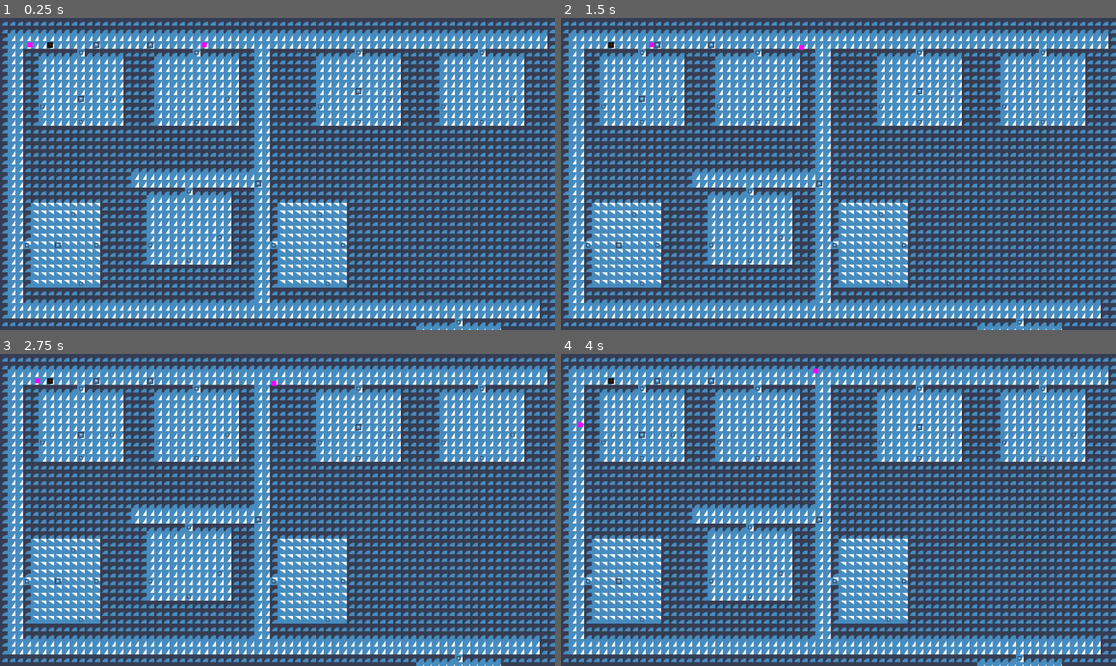
Above: before the commit, frames 1-4 (two rows, left to right).
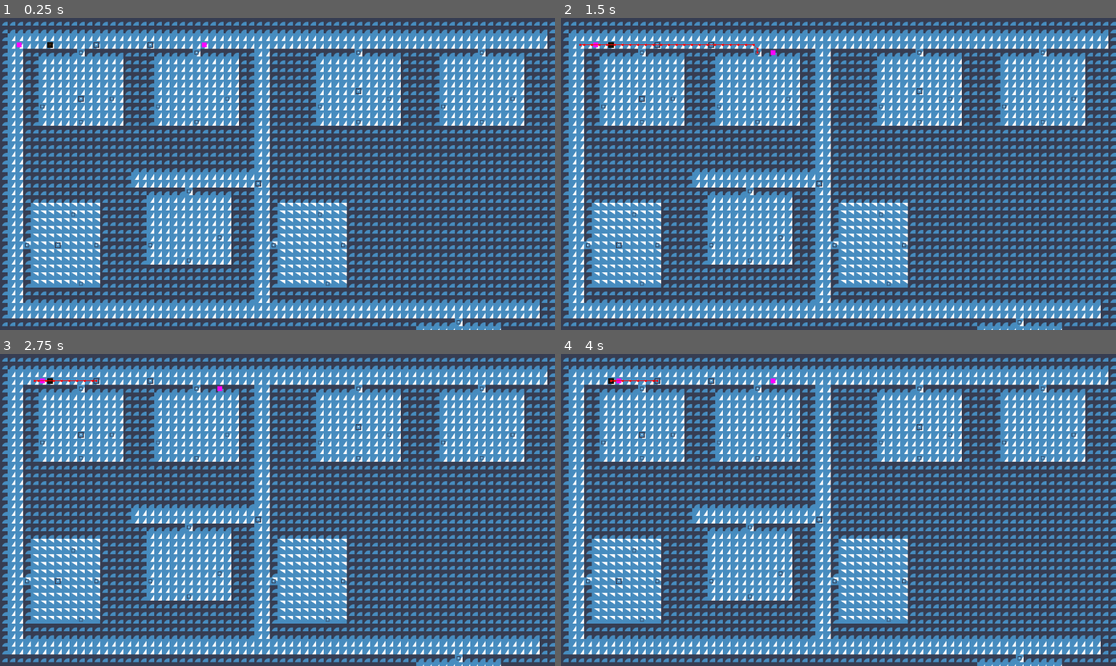
Above: after the commit, the same moments.

Repository: Nathpett/City-Navigation-Project
Game: Godot game, scene res://main.tscn
Two runs of this game, one before a commit and one after it. Both use one fixed random seed, a clock stepped at 60 frames per second and the inputs below. The engine's default icon, where the game draws it, is replaced by a stand-in: a white triangle on a blue panel in a dark square.
Inputs:
- Up to frame 1 (0.25 s): no input
- Up to frame 2 (1.5 s): hold D (right) 0.53-1.28 s; hold S (down) from 1.28 s (still down)
- Up to frame 3 (2.75 s): release S (down) at 2.03 s; hold D (right) from 2.03 s (still down)
- Up to frame 4 (4 s): release D (right) at 2.78 s; hold W (up) 2.78-3.53 s; tap Enter at 3.5 s; hold A (left) from 3.53 s (still down)

The runs differ from the first frame. In frame 1, less than 0.1% of the frame differs, in the area x 3-6%, y 7-10%; in frame 2, 0.2%, in the area x 3-44%, y 7-13%; in frame 3, 0.1%; in frame 4, 0.1%.

Commit message:
worked out why changing thing didnt work
WHY DID I STATICALLY ASSIGN A DAMN EXPORTED VALUE

Diff:
--- a/project.godot
+++ b/project.godot
@@ -14,6 +14,10 @@
 run/main_scene="res://main.tscn"
 config/features=PackedStringArray("4.2", "GL Compatibility")
 config/icon="res://icon.svg"
+
+[autoload]
+
+TurnMaster="*res://turn_master/turn_master.gd"
 
 [input]
 
--- a/things/character.gd
+++ b/things/character.gd
@@ -30,9 +30,12 @@
 
 
 func _get_cell() -> Vector2i:
+	return cellify(global_position)
+
+
+func cellify(pos: Vector2):
 	var tile_size: Vector2 = city.get_tile_size()
-	var vec = global_position / tile_size
-
+	var vec = pos / tile_size
 	return Vector2i(vec)
 
 
--- a/things/npc.gd
+++ b/things/npc.gd
@@ -8,6 +8,8 @@
 var target = null
 var state_successful: bool = false
 var has_target_position: bool = false
+var navigation_path: PackedVector2Array
+
 
 @export var reaction_speed: int = 10 # number of frames before reacting to something
 @export var sight_range: float = 130
@@ -17,16 +19,13 @@
 
 func _ready():
 	super._ready()
-	# These values need to be adjusted for the actor's speed
-	# and the navigation layout.
-	navigation_agent.path_desired_distance = 4.0
-	navigation_agent.target_desired_distance = 4.0
-
 	in_sight_range = []
 
 	$SightArea/CollisionShape2D.shape.radius = sight_range
 
 	$StateMachine.push_state("porter")
+
+	TurnMaster.connect("turn_body", Callable(self, "process_turn"))
 
 
 func look() -> Array: # ONLY CALL IN PHYSICS PROCESS
@@ -53,30 +52,35 @@
 	has_target_position = true
 	movement_target_position = movement_target
 	navigation_agent.target_position = movement_target_position
+	navigation_path = navigation_agent.get_current_navigation_path()
 
 
 func process_turn() -> void:
 	if has_target_position:
-		var current_agent_position: Vector2 = _get_cell()
-		var next_path_position: Vector2 = navigation_agent.get_next_path_position()
-
-		var direction = current_agent_position.direction_to(next_path_position)
-		position += city.get_tile_size()
-
-
-func _physics_process(_delta):
-	if has_target_position:
-		#if navigation_agent.is_navigation_finished() and !navigation_agent.is_target_reached():
-			#set_movement_target(movement_target_position)
-
 		var current_agent_position: Vector2 = global_position
 		var next_path_position: Vector2 = navigation_agent.get_next_path_position()
 
 		var direction = current_agent_position.direction_to(next_path_position)
-		velocity = direction * movement_speed
-	else:
-		velocity = manual_nav_vector * movement_speed
-	move_and_slide()
+		var half_pi = PI / 2.0
+		var rounded_angle = direction.angle()
+		rounded_angle = floor(rounded_angle / half_pi) * half_pi
+		direction = Vector2.RIGHT.rotated(rounded_angle)
+		position += direction * city.get_tile_size()
+
+
+#func _physics_process(_delta):
+	#if has_target_position:
+		##if navigation_agent.is_navigation_finished() and !navigation_agent.is_target_reached():
+			##set_movement_target(movement_target_position)
+		#
+		#var current_agent_position: Vector2 = global_position
+		#var next_path_position: Vector2 = navigation_agent.get_next_path_position()
+		#
+		#var direction = current_agent_position.direction_to(next_path_position)
+		#velocity = direction * movement_speed
+	#else:
+		#velocity = manual_nav_vector * movement_speed
+	#move_and_slide()
 
 
 func _get_closest_cardinal_vector(vec2: Vector2):
--- a/things/npc.tscn
+++ b/things/npc.tscn
@@ -26,6 +26,8 @@
 texture = SubResource("PlaceholderTexture2D_hxpec")
 
 [node name="NavigationAgent2D" type="NavigationAgent2D" parent="."]
+path_desired_distance = 16.0
+debug_enabled = true
 
 [node name="StateMachine" type="Node" parent="."]
 script = ExtResource("2_hifb0")
--- a/things/player.gd
+++ b/things/player.gd
@@ -1,18 +1,44 @@
 extends Character
 
 
-func _physics_process(delta):
-	var direction = Vector2.ZERO
+func _input(event):
+	var just_pressed = event.is_pressed() and !event.is_echo()
+	var just_released = event.is_released() and !event.is_echo()
 
-	if Input.is_action_pressed("up"):
-		direction += Vector2.UP
-	if Input.is_action_pressed("down"):
-		direction += Vector2.DOWN
-	if Input.is_action_pressed("right"):
-		direction += Vector2.RIGHT
-	if Input.is_action_pressed("left"):
-		direction += Vector2.LEFT
+	var direction: Vector2
+	var valid_press: bool
+	if just_pressed:
+		if event.is_action_pressed("up"):
+			direction += Vector2.UP
+			valid_press = true
+		if event.is_action_pressed("down"):
+			direction += Vector2.DOWN
+			valid_press = true
+		if event.is_action_pressed("right"):
+			direction += Vector2.RIGHT
+			valid_press = true
+		if event.is_action_pressed("left"):
+			direction += Vector2.LEFT
+			valid_press = true
 
-	velocity = direction * movement_speed
+		if valid_press:
+			TurnMaster.execute_turn()
 
-	move_and_slide()
+	position += direction * city.get_tile_size()
+
+
+#func _physics_process(delta):
+	#var direction = Vector2.ZERO
+	#
+	#if Input.is_action_pressed("up"):
+		#direction += Vector2.UP
+	#if Input.is_action_pressed("down"):
+		#direction += Vector2.DOWN
+	#if Input.is_action_pressed("right"):
+		#direction += Vector2.RIGHT
+	#if Input.is_action_pressed("left"):
+		#direction += Vector2.LEFT
+	#
+	#velocity = direction * movement_speed
+	#
+	#move_and_slide()
--- /dev/null
+++ b/turn_master/turn_master.gd
@@ -0,0 +1,11 @@
+extends Node
+
+signal turn_begin
+signal turn_body
+signal turn_end
+
+
+func execute_turn():
+	emit_signal("turn_begin")
+	emit_signal("turn_body")
+	emit_signal("turn_end")
Not shown: 2 places in main.tscn that only renumber resources
